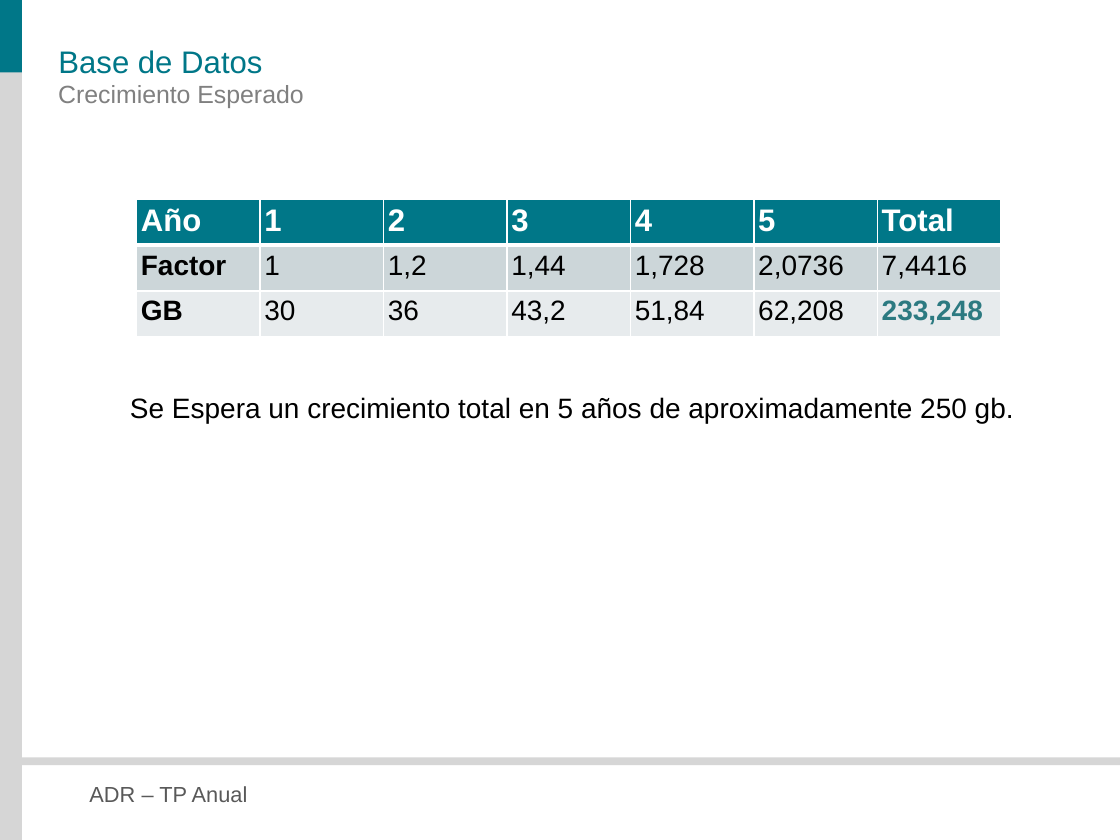
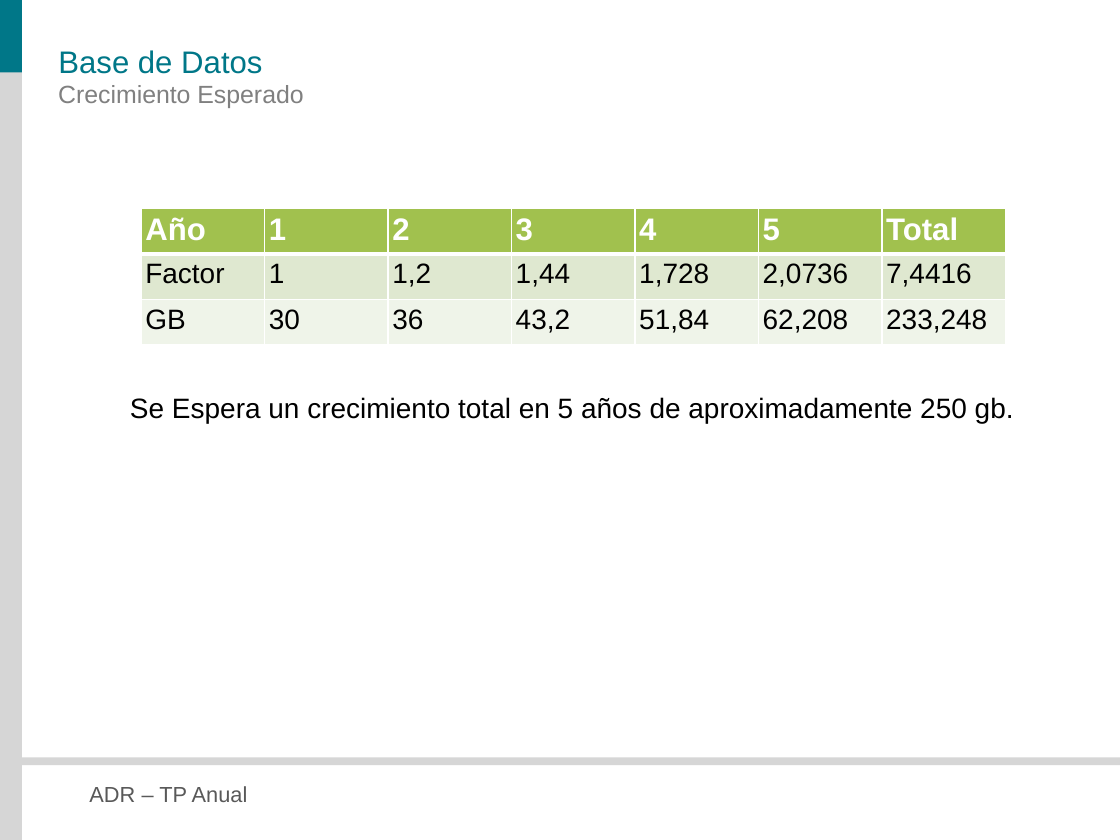
Before and after one commit to veritoreinoso/adr-2010, a slide deck: slide 11 of Presentacion.pptx. Drawn at 1120x840 pixels with LibreOffice and Linux fonts; fonts in the diff are those of the drawing. Boxes give left, top, right and bottom in pixels: in the first picture for what was removed or moved away, otherwise in the second. Text is boxed around its words. In the diff, an @@ line names an element or a change of style, - is before the commit and + after.

```diff
--- a/Presentacion.pptx
+++ b/Presentacion.pptx
@@ table at [141,208,1004,345] @@
@@ fill #007788 to #A1C14E in row 1 @@
@@ fill #CCD6DA to #E0E9D0 in row 2 @@
@@ fill #E7ECED to #F0F4E9 in row 3 @@
@@ bold off in "Factor", "GB", "233,248" @@
@@ text colour #2C7A81 to #000000 in "233,248" @@
@@ table: place and size @@
-table at [137,199,999,336]
+table at [141,208,1004,345]
```
Also in this commit, not shown: 9 other slides changed, 3 slides added, 1 slide removed.
